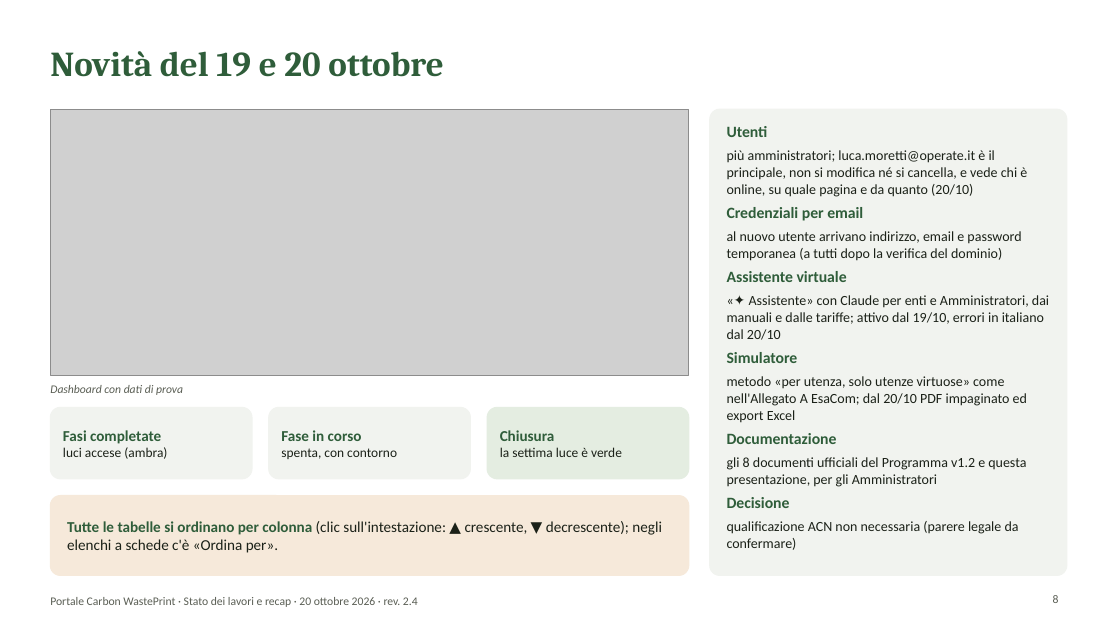
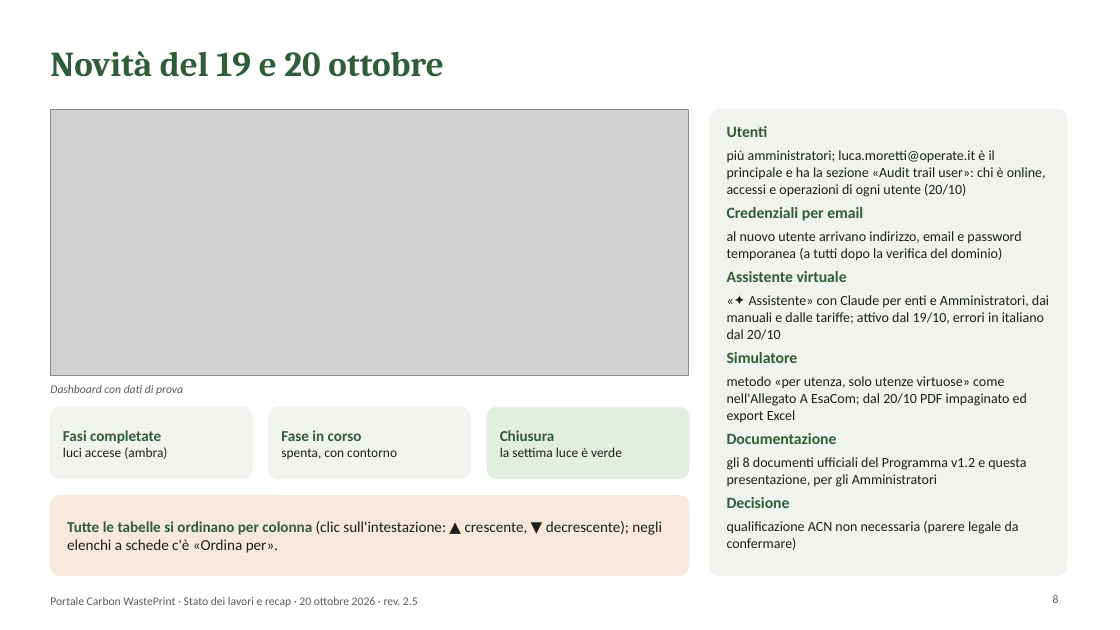
Before and after one commit to lucamorettioperate/portale-cwp, a slide deck: slide 8 of public/documentazione/Presentazione_Portale_CWP.pptx. Drawn at 1120x630 pixels with LibreOffice and Linux fonts; fonts in the diff are those of the drawing; grey boxes stand for pictures; background and template pictures are left out. Boxes give left, top, right and bottom in pixels: in the first picture for what was removed or moved away, otherwise in the second. Text is boxed around its words. In the diff, an @@ line names an element or a change of style, - is before the commit and + after.

```diff
--- a/public/documentazione/Presentazione_Portale_CWP.pptx
+++ b/public/documentazione/Presentazione_Portale_CWP.pptx
@@ text at (x1=727, y1=150, x2=1046, y2=197): text changed @@
-più amministratori; luca.moretti@operate.it è il principale, non si modifica né si cancella, e vede chi è online, su quale pagina e da quanto (20/10)
+più amministratori; luca.moretti@operate.it è il principale e ha la sezione «Audit trail user»: chi è online, accessi e operazioni di ogni utente (20/10)
@@ text at (x1=50, y1=597, x2=418, y2=607): text changed @@
-Portale Carbon WastePrint · Stato dei lavori e recap · 20 ottobre 2026 · rev. 2.4
+Portale Carbon WastePrint · Stato dei lavori e recap · 20 ottobre 2026 · rev. 2.5
```
Also in this commit, not shown: 13 other slides changed, 29 other files.
